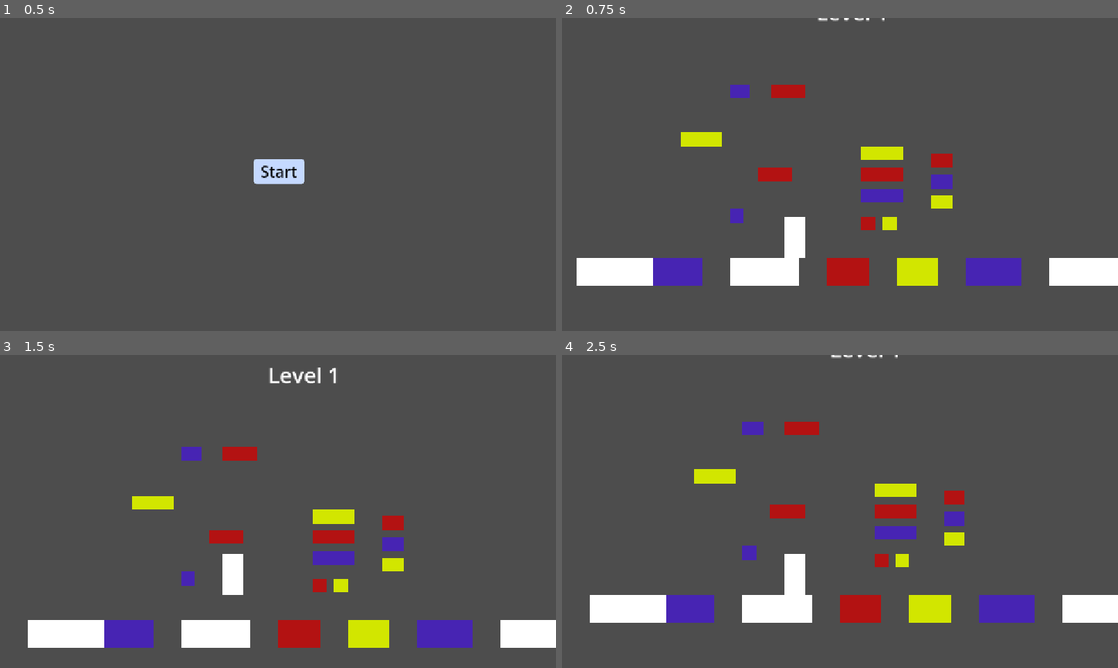
Above: before the commit, frames 1-4 (two rows, left to right).
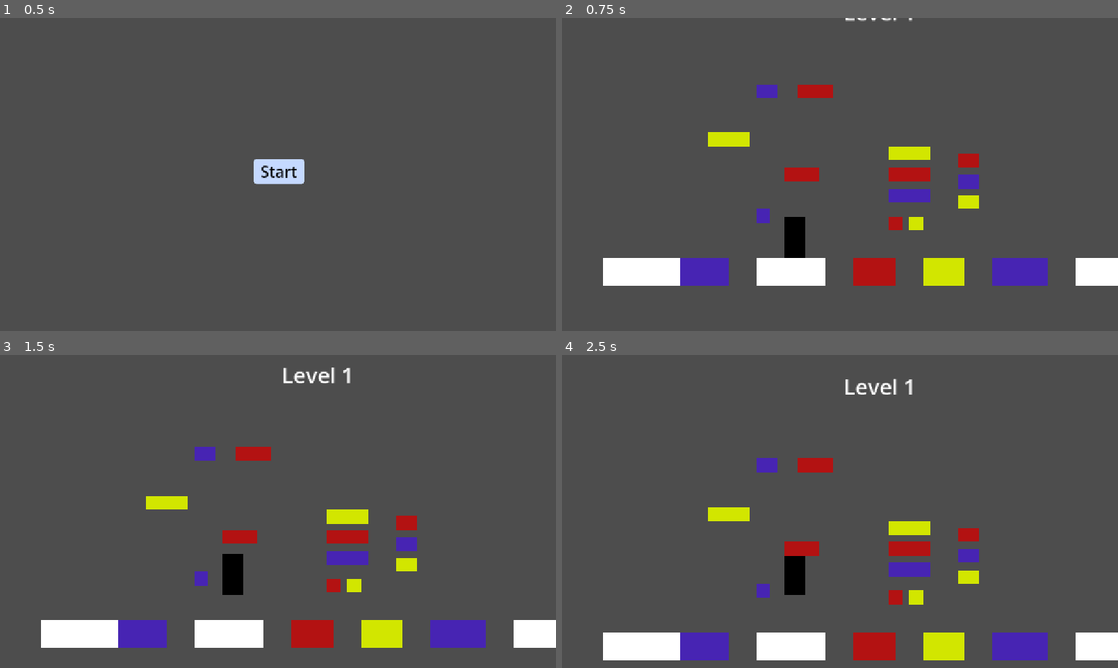
Above: after the commit, the same moments.

Repository: Guilhermeasper/ggj-mask
Game: Godot game, scene res://levels/main_menu/main_menu.tscn
Same seed, same stepped clock (60 frames per second), same inputs: the game is played once before the commit and once after it.
Inputs:
- Up to frame 1 (0.5 s): no input
- Up to frame 2 (0.75 s): click "Start" at 0.5 s
- Up to frame 3 (1.5 s): hold E (mask_right) from 1.28 s (still down); tap Space (jump) at 1.35 s
- Up to frame 4 (2.5 s): keep holding E (mask_right); tap Space (jump) at 1.52, 1.82, 2.1, 2.27 s

Frame 1 is identical in both runs. In frame 2, 10% of the frame differs, in the area x 2-93%, y 0-86%; in frame 3, 6.2%; in frame 4, 18%, in the area x 5-100%, y 0-98%.
Error before the commit: Invalid access to property or key 'texture' on a base object of type 'CharacterBody2D'. (res://entities/player/player.gd:46)

Commit message:
feat(player): add extra jump system

Diff:
--- a/entities/player/player.gd
+++ b/entities/player/player.gd
@@ -1,31 +1,35 @@
 extends CharacterBody2D
 
-const SPEED = 300.0
-const JUMP_VELOCITY = -500.0
-const CROUCH_SPEED = 150.0
+const SPEED := 300.0
+const JUMP_VELOCITY := -500.0
+const CROUCH_SPEED := 150.0
 
-enum MaskType {
-	WHITE = 0,
-	BLUE = 1,
-	RED = 2,
-	YELLOW = 3
-}
+const MASKS: Array[MaskData] = [
+	preload("res://resources/masks/white_mask.tres"),
+	preload("res://resources/masks/red_mask.tres"),
+	preload("res://resources/masks/yellow_mask.tres"),
+	preload("res://resources/masks/blue_mask.tres"),
+]
 
-var mask_modifier: MaskType = MaskType.WHITE
+var _current_mask: MaskData = MASKS[0]
+var _mask_index: int = 0
+var _extra_jumps_remaining: int = 0
 
-const MASK_COLORS = {
-	MaskType.WHITE: Color(1, 1, 1, 1),
-	MaskType.BLUE: Color(0.27999997, 0.13999999, 0.7, 1),
-	MaskType.RED: Color(0.7, 0.070000015, 0.070000015, 1),
-	MaskType.YELLOW: Color(0.82500005, 0.9, 0, 1)
-}
+func _ready() -> void:
+	_switch_mask(0)
 
 func _physics_process(delta: float) -> void:
-	if not is_on_floor():
+	if is_on_floor():
+		_extra_jumps_remaining = _current_mask.extra_jumps
+	else:
 		velocity += get_gravity() * delta
 
-	if Input.is_action_just_pressed("jump") and is_on_floor():
-		velocity.y = JUMP_VELOCITY
+	if Input.is_action_just_pressed("jump"):
+		if is_on_floor():
+			velocity.y = JUMP_VELOCITY
+		elif _extra_jumps_remaining > 0:
+			velocity.y = JUMP_VELOCITY
+			_extra_jumps_remaining -= 1
 
 	var direction := Input.get_axis("left", "right")
 	if direction != 0:
@@ -41,19 +45,14 @@
 	move_and_slide()
 
 func _switch_mask(direction: int) -> void:
-	mask_modifier = calc_new_modifier(mask_modifier, direction)
+	_mask_index = wrapi(_mask_index + direction, 0, MASKS.size())
+	_current_mask = MASKS[_mask_index]
+	_extra_jumps_remaining = _current_mask.extra_jumps
 
-	var gradient = $Body/Mask.texture.gradient
-	var new_color = MASK_COLORS[mask_modifier]
-	for i in range(gradient.get_point_count()):
-		gradient.set_color(i, new_color)
+	# TODO: Remover quando as mascaras tiverem suas proprias texturas
+	# var gradient = $Body/Mask/Sprite2D.texture.gradient
+	# for i in range(gradient.get_point_count()):
+	# 	gradient.set_color(i, _current_mask.color)
 
-	for i in range(4):
-		set_collision_mask_value(i + 3, i == mask_modifier || i == MaskType.WHITE)
-
-
-func calc_new_modifier(current: MaskType, direction: int) -> MaskType:
-	var new_value = (current + direction) % 4
-	if new_value < 0:
-		new_value += 4
-	return new_value as MaskType
+	for i in range(MASKS.size()):
+		set_collision_mask_value(i + 4, i == _mask_index || i == 0)
--- a/entities/player/player.tscn
+++ b/entities/player/player.tscn
@@ -3,19 +3,23 @@
 [ext_resource type="Script" uid="uid://to8et43nnqop" path="res://entities/player/player.gd" id="1_symyc"]
 [ext_resource type="PackedScene" uid="uid://bkpte013dpw0f" path="res://entities/masks/mask.tscn" id="2_abrql"]
 
+[sub_resource type="CapsuleShape2D" id="CapsuleShape2D_sfv1e"]
+radius = 24.0
+height = 80.0
+
 [sub_resource type="Gradient" id="Gradient_symyc"]
-colors = PackedColorArray(1, 1, 1, 1, 1, 1, 1, 1)
+colors = PackedColorArray(0, 0, 0, 1, 0, 0, 0, 1)
 
 [sub_resource type="GradientTexture2D" id="GradientTexture2D_abrql"]
 gradient = SubResource("Gradient_symyc")
 
-[sub_resource type="CapsuleShape2D" id="CapsuleShape2D_sfv1e"]
-radius = 24.0
-height = 80.0
+[node name="Player" type="CharacterBody2D" unique_id=945925870]
+collision_mask = 8
+script = ExtResource("1_symyc")
 
-[node name="Player" type="CharacterBody2D" unique_id=945925870]
-collision_mask = 4
-script = ExtResource("1_symyc")
+[node name="CollisionShape2D" type="CollisionShape2D" parent="." unique_id=1047315707]
+position = Vector2(0, 8)
+shape = SubResource("CapsuleShape2D_sfv1e")
 
 [node name="Body" type="Sprite2D" parent="." unique_id=38593929]
 position = Vector2(2.1457672e-06, 1.9073486e-06)
@@ -23,10 +27,7 @@
 texture = SubResource("GradientTexture2D_abrql")
 
 [node name="Mask" parent="Body" unique_id=1772725403 instance=ExtResource("2_abrql")]
-
-[node name="CollisionShape2D" type="CollisionShape2D" parent="." unique_id=1047315707]
-position = Vector2(0, 8)
-shape = SubResource("CapsuleShape2D_sfv1e")
+position = Vector2(-2.861023e-06, -21.333334)
 
 [node name="Camera2D" type="Camera2D" parent="." unique_id=1034638839]
 position = Vector2(104, -144)
--- a/levels/level_1/level_1.tscn
+++ b/levels/level_1/level_1.tscn
@@ -148,9 +148,9 @@
 3:3/0/physics_layer_3/polygon_0/points = PackedVector2Array(-8, -8, 8, -8, 8, 8, -8, 8)
 
 [sub_resource type="TileSet" id="TileSet_45440"]
-physics_layer_0/collision_layer = 4
+physics_layer_0/collision_layer = 8
 physics_layer_0/collision_mask = 0
-physics_layer_1/collision_layer = 8
+physics_layer_1/collision_layer = 64
 physics_layer_1/collision_mask = 0
 physics_layer_2/collision_layer = 16
 physics_layer_2/collision_mask = 0
@@ -180,7 +180,6 @@
 
 [node name="Player" parent="." unique_id=945925870 instance=ExtResource("2_45440")]
 position = Vector2(440, 592)
-collision_mask = 5
 
 [node name="TileMapLayer" type="TileMapLayer" parent="." unique_id=414319682]
 tile_map_data = PackedByteArray("AAAAACgAAwAAAAAAAAAAACkAAwAAAAEAAAAAACoAAwAAAAIAAAAAACsAAwAAAAMAAAABACgAAwABAAAAAAABAC …(5424 unchanged characters)…
--- a/resources/masks/blue_mask.tres
+++ b/resources/masks/blue_mask.tres
@@ -6,5 +6,6 @@
 script = ExtResource("1_4hfbk")
 mask_name = "Mascara Azul"
 color = Color(0.2784314, 0.14117648, 0.7019608, 1)
+extra_jumps = 1
 target_collision_layer = 4
 metadata/_custom_type_script = "uid://br1b54eugys3n"
--- a/resources/masks/mask_data.gd
+++ b/resources/masks/mask_data.gd
@@ -10,7 +10,7 @@
 @export_group("Player Modifiers")
 @export var move_speed_multiplier: float = 1.0
 @export var jump_force_multiplier: float = 1.0
-@export var can_double_jump: bool = false
+@export var extra_jumps: int = 0
 @export var can_attack: bool = false
 @export var can_parry: bool = false
 
